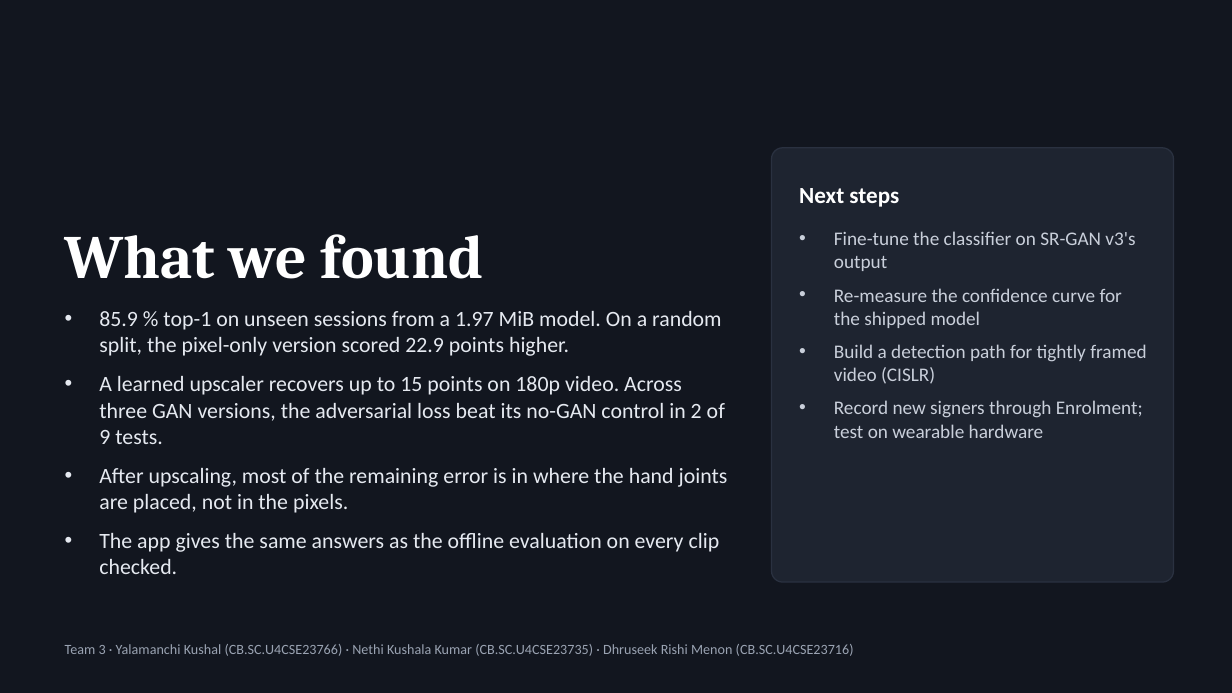
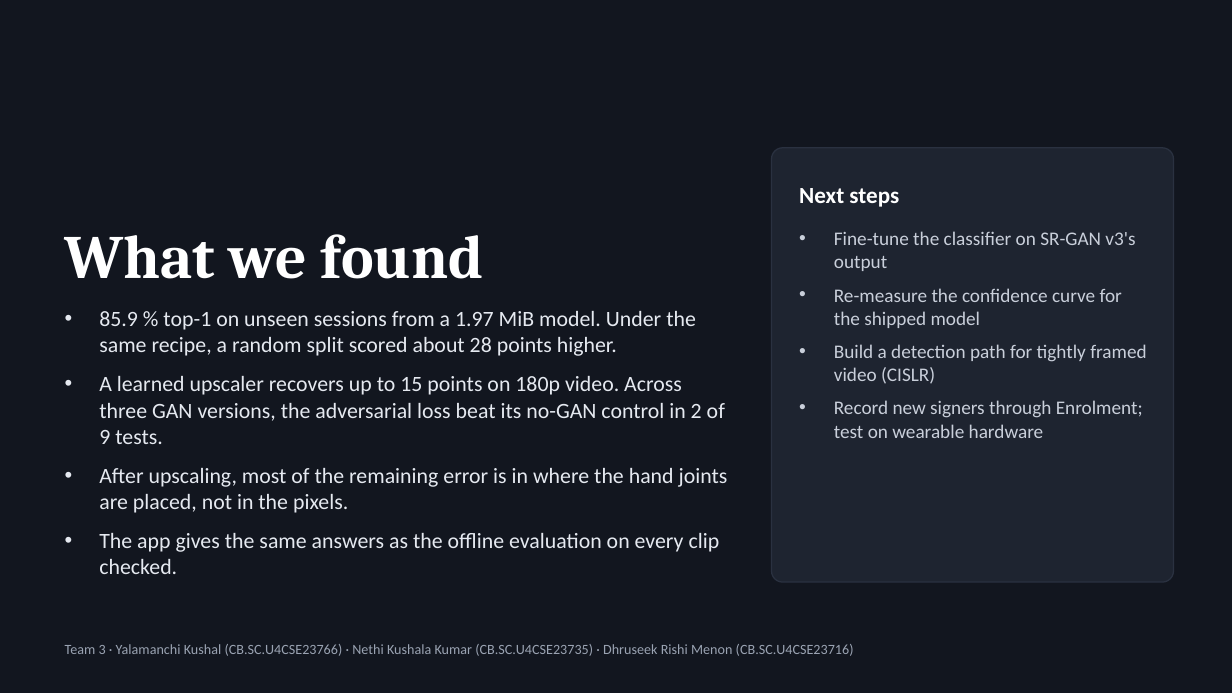
Before and after one commit to not-good-keeper/compact-vit-sign-language, a slide deck: slide 18 of report/review3/ISL_Reader_Review3.pptx. Drawn at 1232x693 pixels with LibreOffice and Linux fonts; fonts in the diff are those of the drawing. Boxes give left, top, right and bottom in pixels: in the first picture for what was removed or moved away, otherwise in the second. Text is boxed around its words. In the diff, an @@ line names an element or a change of style, - is before the commit and + after.

Commit message:
Correct the leakage comparison and stale figures; add a project context document
The random-split vs session-disjoint comparison paired two different models.
It now uses one recipe: 98.5 % against 70.1 % (mean of two seeds), about 28
points. Updated the figure, diagram, case study, older review deliverables,
and the Review 3 report and slides.

Also: three-seed results in the Review 2 case study, a corrected McNemar
claim, the honest-number trajectory, iSign clip and source-video counts, README
counts and layout, and a local-path fix in a diagnostic script.

Adds docs/PROJECT_CONTEXT.md, a structured account of the whole project with
the algorithm, rationale and evidence location for every result.

```diff
--- a/report/review3/ISL_Reader_Review3.pptx
+++ b/report/review3/ISL_Reader_Review3.pptx
@@ text at [99,311,696,356]: text changed @@
-• 85.9 % top-1 on unseen sessions from a 1.97 MiB model. On a random split, the pixel-only version scored 22.9 points higher.
+• 85.9 % top-1 on unseen sessions from a 1.97 MiB model. Under the same recipe, a random split scored about 28 points higher.
```
Also in this commit, not shown: 5 other slides changed, 28 other files.
